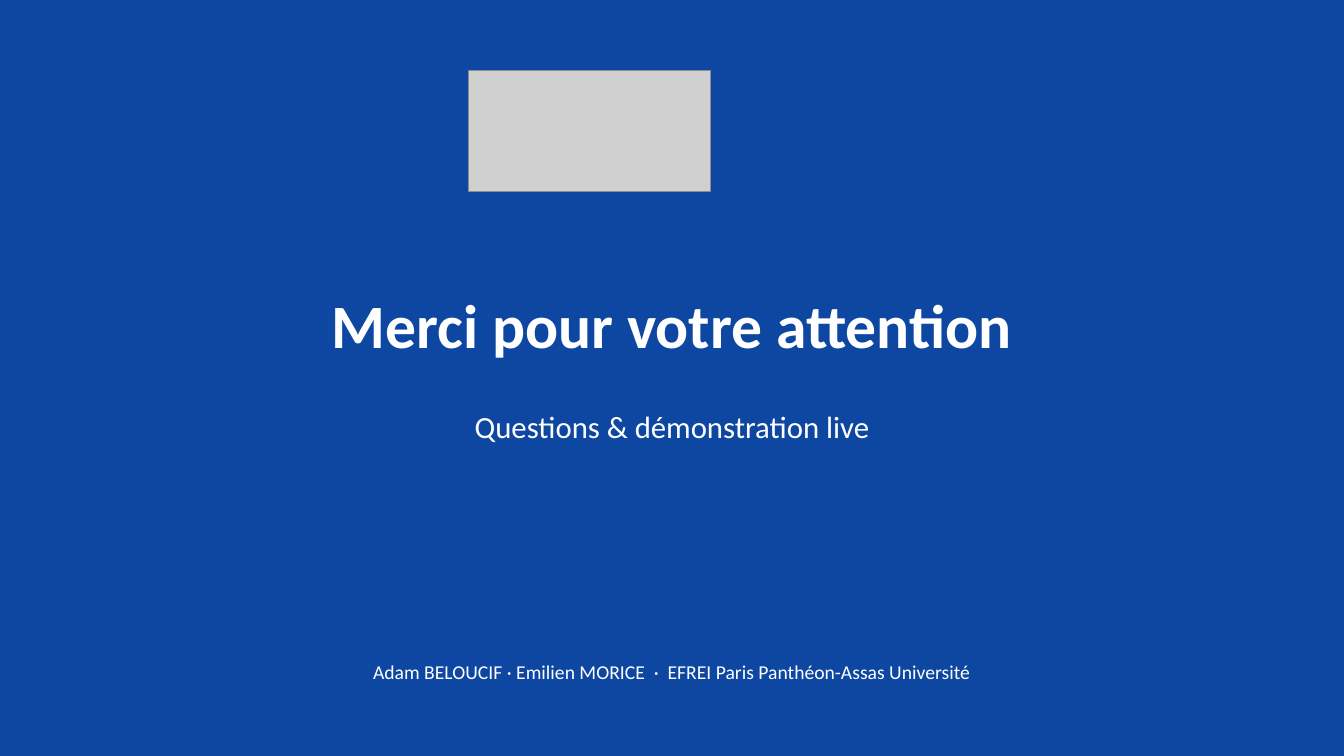
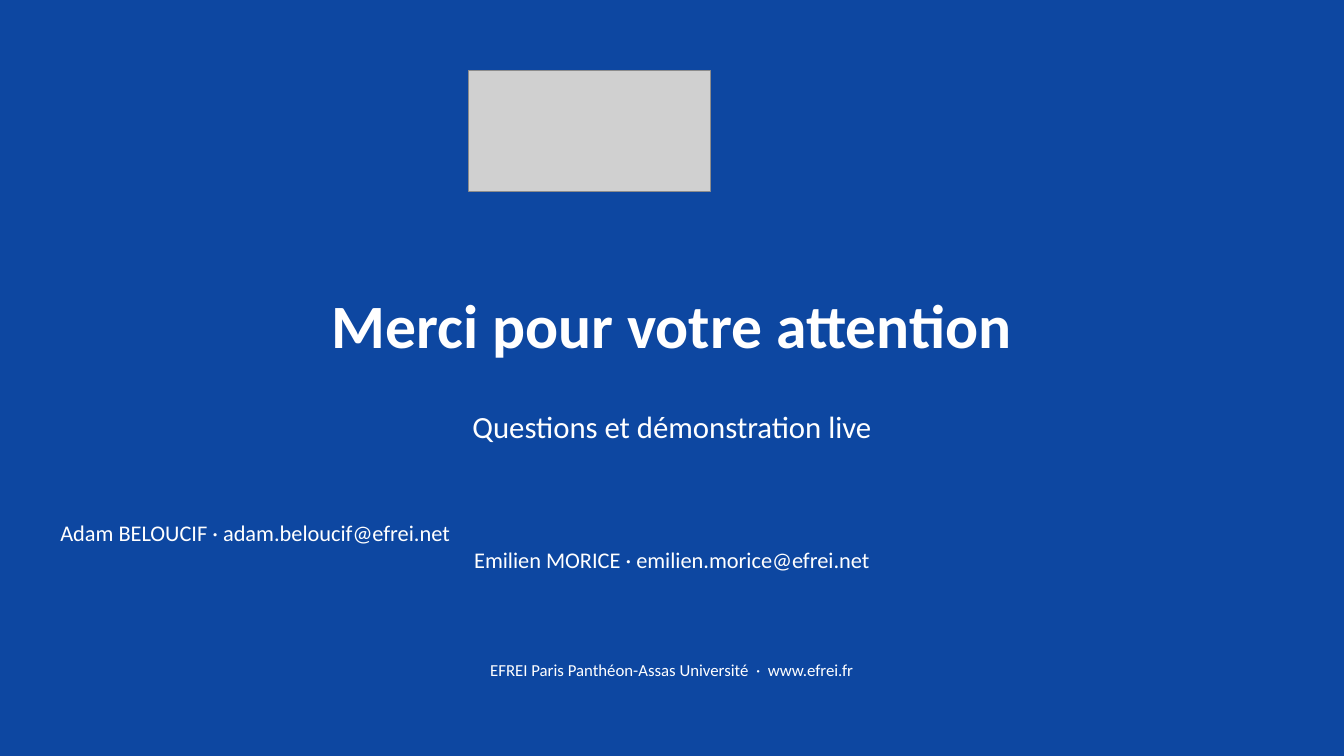
Before and after one commit to Adam-Blf/maintenance-predictive-industrielle, a slide deck: slide 24 of reports/presentation.pptx (slide 11 before the commit). Drawn at 1344x756 pixels with LibreOffice and Linux fonts; fonts in the diff are those of the drawing; grey boxes stand for pictures. Boxes give left, top, right and bottom in pixels: in the first picture for what was removed or moved away, otherwise in the second. Text is boxed around its words. In the diff, an @@ line names an element or a change of style, - is before the commit and + after.

```diff
--- a/reports/presentation.pptx
+++ b/reports/presentation.pptx
@@ text at <box>472,416,871,442</box>: text changed @@
-Questions & démonstration live
+Questions et démonstration live
@@ text at <box>60,525,869,571</box>: text changed; size 14 to 16 pt @@
-Adam BELOUCIF · Emilien MORICE · EFREI Paris Panthéon-Assas Université
+Adam BELOUCIF · adam.beloucif@efrei.net
+Emilien MORICE · emilien.morice@efrei.net
@@ text added at <box>490,664,853,676</box>, 12 pt, text #FFFFFF @@
+EFREI Paris Panthéon-Assas Université · www.efrei.fr
```
Also in this commit, not shown: 6 other slides changed, 16 slides added, 3 slides removed, 13 other files.
